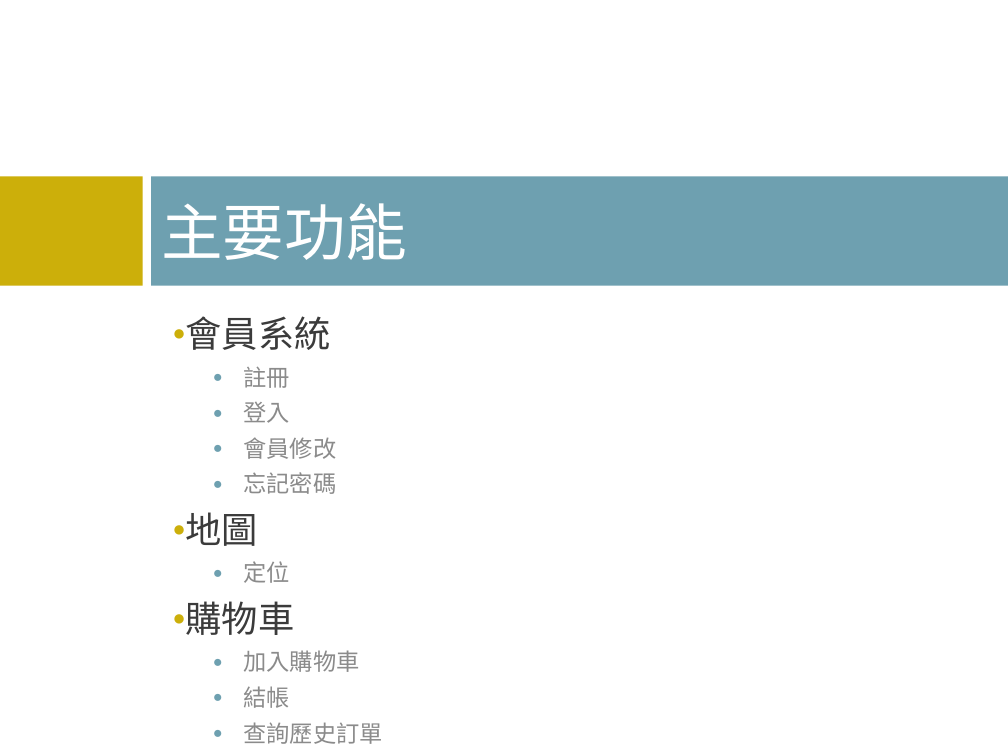
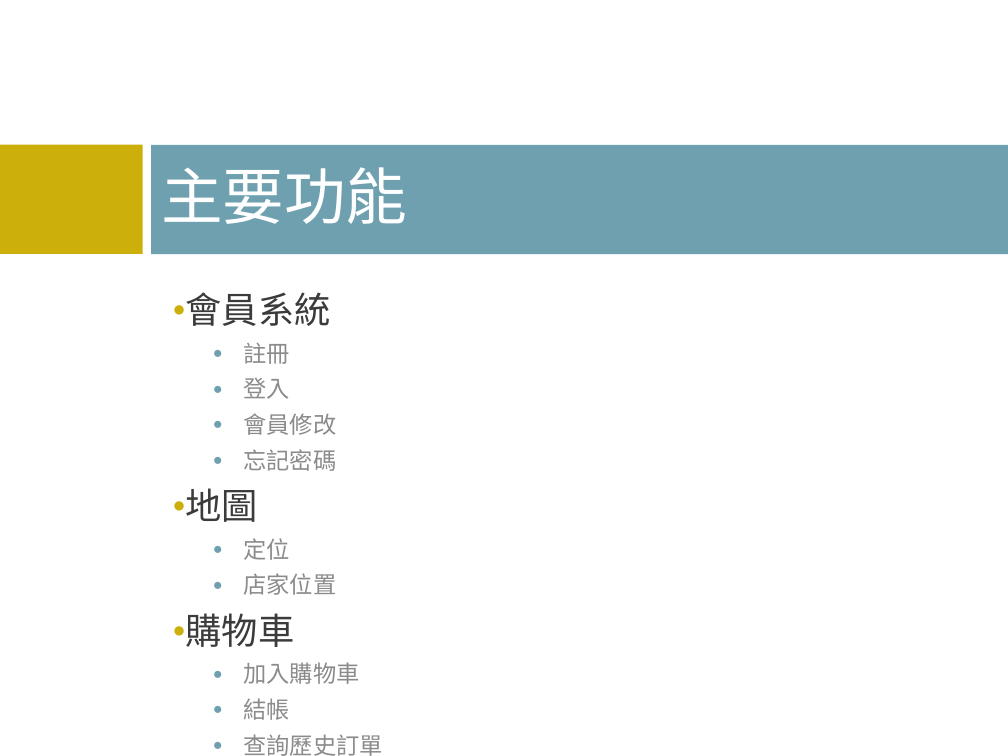
Before and after one commit to s930415/Go2Drink, a slide deck: slide 3 of 報告用簡報.pptx. Drawn at 1008x756 pixels with LibreOffice and Linux fonts; fonts in the diff are those of the drawing; background and template pictures are left out. Boxes give left, top, right and bottom in pixels: in the first picture for what was removed or moved away, otherwise in the second. Text is boxed around its words. In the diff, an @@ line names an element or a change of style, - is before the commit and + after.

Commit message:
建立新的連線方式 簡報內容增加 地圖infowindow功能註解

```diff
--- a/報告用簡報.pptx
+++ b/報告用簡報.pptx
@@ rectangle: place and size @@
-rectangle at <box>0,176,143,285</box>
+rectangle at <box>0,145,143,254</box>
@@ title "主要功能": place and size @@
-title "主要功能" at <box>161,203,407,260</box>
+title "主要功能" at <box>161,167,407,224</box>
@@ rectangle: place and size @@
-rectangle at <box>151,176,1008,285</box>
+rectangle at <box>151,145,1008,254</box>
@@ text "會員系統": place and size @@
-text "會員系統" at <box>186,316,383,744</box>
+text "會員系統" at <box>186,292,383,756</box>
@@ text at <box>243,573,336,595</box>: paragraph added @@
+  ● 店家位置
```
Also in this commit, not shown: 2 other slides changed, 6 slides added, 4 other files.
